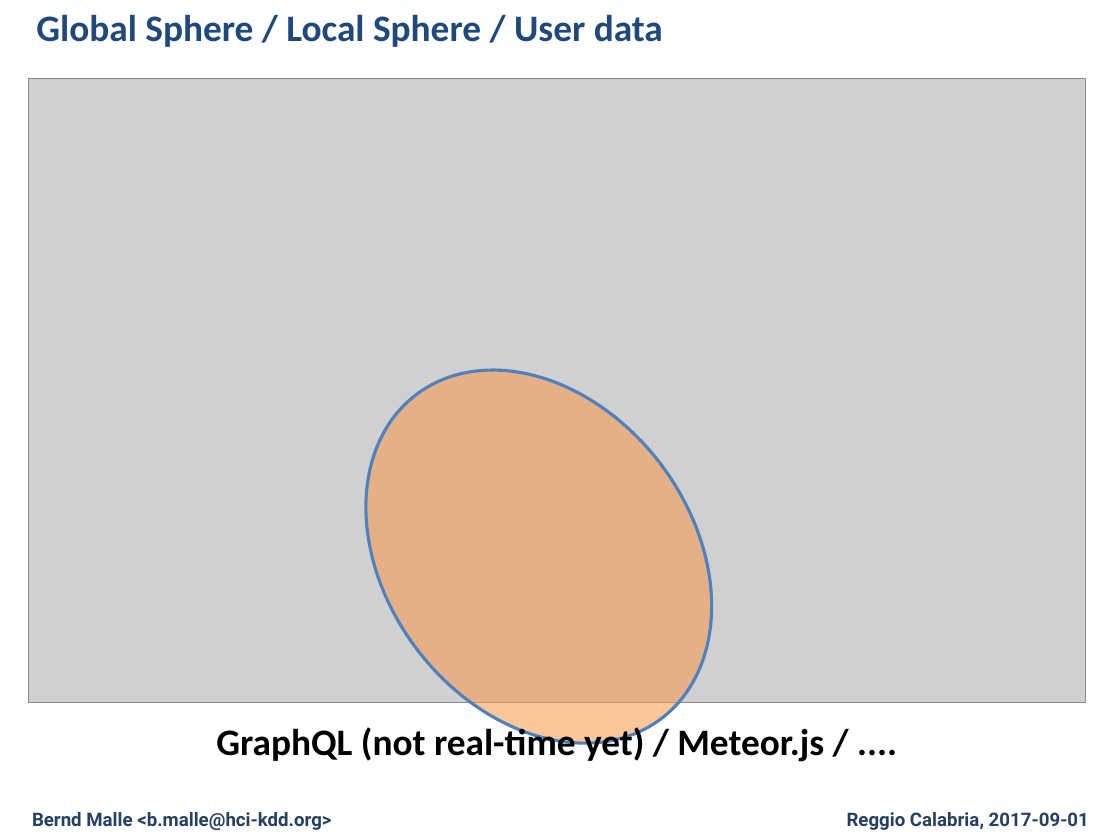
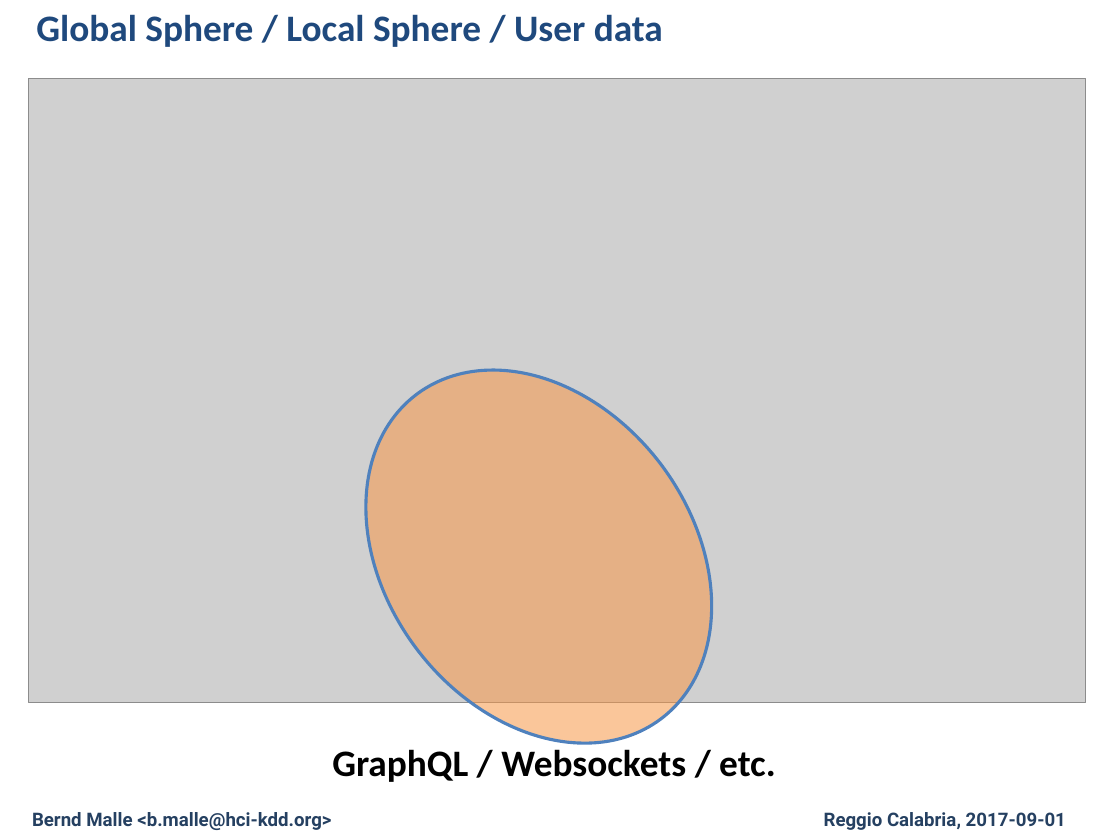
Before and after one commit to cassinius/phd-presentations, a slide deck: slide 11 of 2017/CD-MAKE_2017/Fed/Federated_Learning_Local_Sphere.pptx. Drawn at 1120x840 pixels with LibreOffice and Linux fonts; fonts in the diff are those of the drawing; grey boxes stand for pictures; background and template pictures are left out. Boxes give left, top, right and bottom in pixels: in the first picture for what was removed or moved away, otherwise in the second. Text is boxed around its words. In the diff, an @@ line names an element or a change of style, - is before the commit and + after.

```diff
--- a/2017/CD-MAKE_2017/Fed/Federated_Learning_Local_Sphere.pptx
+++ b/2017/CD-MAKE_2017/Fed/Federated_Learning_Local_Sphere.pptx
@@ text at box(332, 749, 776, 782): text changed @@
-GraphQL (not real-time yet) / Meteor.js / ....
+GraphQL / Websockets / etc.
@@ text "Reggio Calabria, 2017-09-01": place and size @@
-text "Reggio Calabria, 2017-09-01" at box(847, 812, 1089, 830)
+text "Reggio Calabria, 2017-09-01" at box(824, 812, 1066, 830)
```
Also in this commit, not shown: 15 other slides changed, 1 other file.
